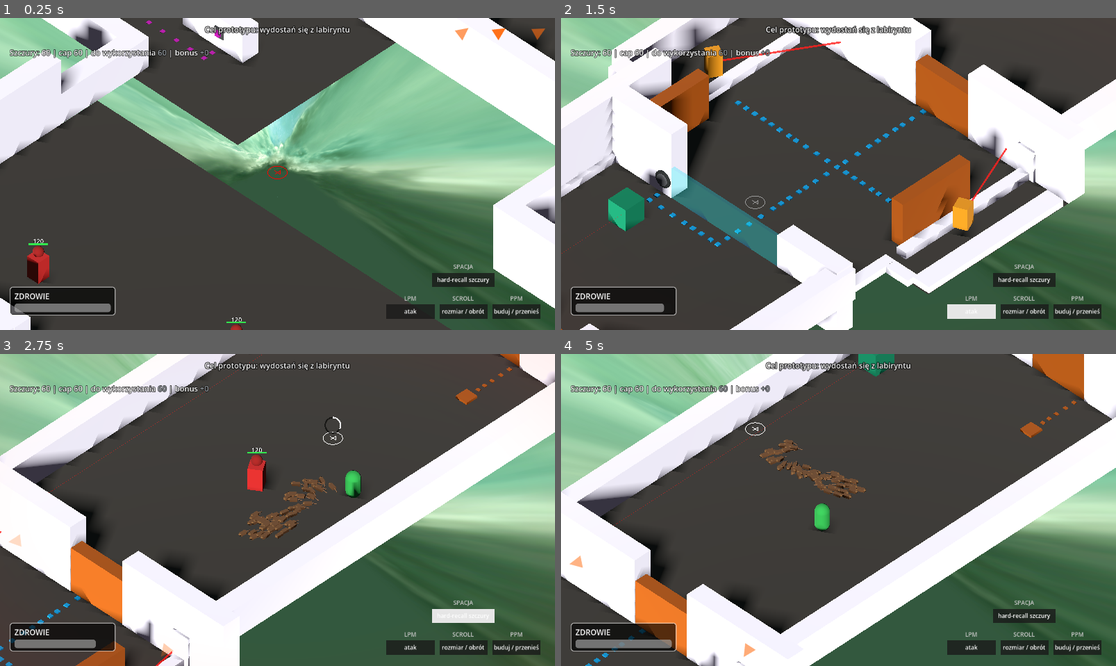
Above: before the commit, frames 1-4 (two rows, left to right).
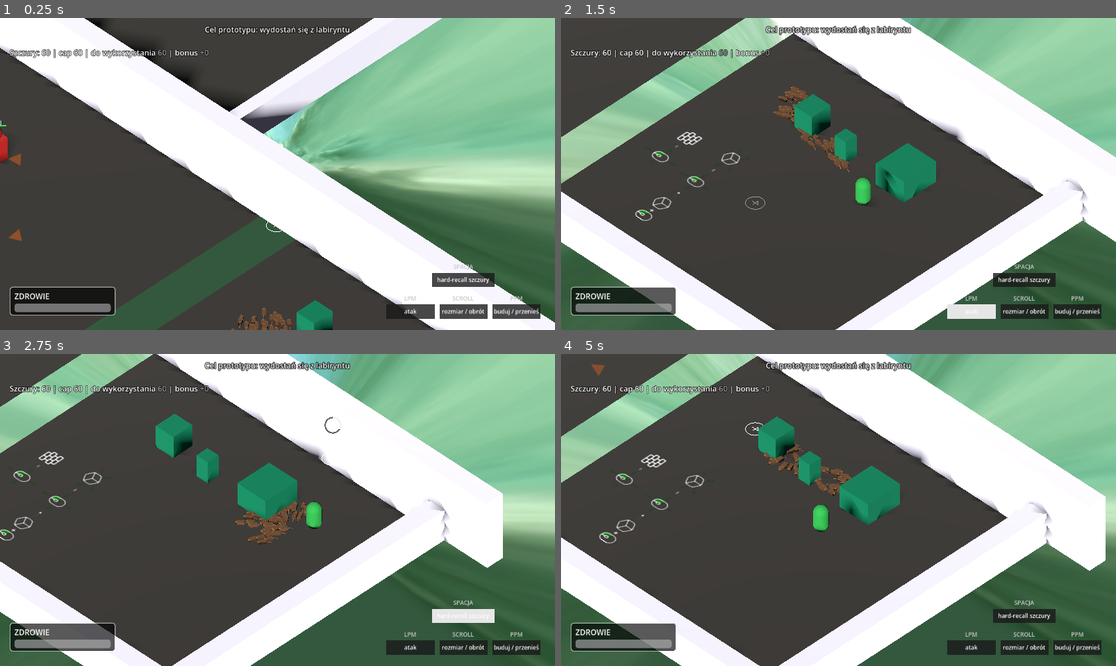
Above: after the commit, the same moments.

Repository: VirtuaIL/ZTGK-Prototyp
Game: Godot game, scene res://scenes/main.tscn
The game is run twice, just before and just after one commit, with the same random seed, the same clock (stepped at 60 frames per second) and the same inputs.
Inputs (mouse positions are in pixels of both pictures, inside the frame that each line leads up to):
- Up to frame 1 (0.25 s): no input
- Up to frame 2 (1.5 s): tap Enter at 0.5 s; move the mouse to (960, 158) at 0.52 s; hold D (move_right) 0.53-1.25 s; hold Space (recall_rats) 0.53-1.25 s; click (960, 158) at 0.67 s; drag from (727, 189) to (810, 236) at 1.27 s
- Up to frame 3 (2.75 s): move the mouse to (333, 441) at 2.02 s; hold D (move_right) from 2.03 s (still down); hold Space (recall_rats) from 2.03 s (still down)
- Up to frame 4 (5 s): release D (move_right) at 2.75 s; release Space (recall_rats) at 2.75 s; drag from (810, 572) to (672, 463) at 2.77 s; move the mouse to (1005, 556) at 3.52 s; hold A (move_left) 3.53-4.25 s; hold Space (recall_rats) 3.53-4.25 s; drag from (672, 463) to (755, 432) at 4.27 s

The runs differ from the first frame. In frame 1, 45% of the frame differs, in the area x 0-100%, y 0-100%; in frame 2, 56%; in frame 3, 54%; in frame 4, 50%.

Commit message:
Controls explaination

Diff:
--- a/scenes/main.tscn
+++ b/scenes/main.tscn
@@ -29,6 +29,8 @@
 [ext_resource type="PackedScene" uid="uid://xdkpt36dqji0" path="res://scenes/healing_crystal.tscn" id="24_2f3dj"]
 [ext_resource type="PackedScene" uid="uid://csp7jwbmufl4w" path="res://scenes/boss_turret.tscn" id="25_yq6so"]
 [ext_resource type="PackedScene" uid="uid://b23uv66hbun6u" path="res://scenes/floor_tile_noCollision.tscn" id="26_2wyq8"]
+[ext_resource type="Texture2D" uid="uid://ckvnirljtaeht" path="res://resources/controls_scroll_white.png" id="30_fv21b"]
+[ext_resource type="Texture2D" uid="uid://b7funigwvq1o8" path="res://resources/controls_drag_white.png" id="31_tel4y"]
 
 [sub_resource type="PanoramaSkyMaterial" id="PanoramaSkyMaterial_dp3eg"]
 panorama = ExtResource("2_0ld40")
@@ -110,7 +112,7 @@
 size = 16.0
 
 [node name="Player" parent="." unique_id=1407634471 instance=ExtResource("2_player")]
-transform = Transform3D(1, 0, 0, 0, 1, 0, 0, 0, 1, -34.22881, -1.1444092e-05, -202.1602)
+transform = Transform3D(1, 0, 0, 0, 1, 0, 0, 0, 1, -13.212197, -1.1444092e-05, -11.219219)
 
 [node name="RatManager" type="Node3D" parent="." unique_id=169060230]
 script = ExtResource("4_rat_man")
@@ -191,7 +193,7 @@
 transform = Transform3D(-4.619189e-09, 0, 0.10567476, 0, 1.4285715, 0, -0.6882313, 0, -3.008354e-08, 15.084304, -0.024049282, 9.13863)
 
 [node name="Enemy7" parent="enemies" unique_id=1201368780 instance=ExtResource("3_enemy")]
-transform = Transform3D(-4.619189e-09, 0, 0.10567476, 0, 1.4285715, 0, -0.6882313, 0, -3.008354e-08, 16.54462, -0.024049282, 24.282845)
+transform = Transform3D(-4.619189e-09, 0, 0.10567476, 0, 1.4285715, 0, -0.6882313, 0, -3.008354e-08, 16.544622, -0.024049282, 22.22298)
 
 [node name="RatSpawns" type="Node3D" parent="." unique_id=1251990227]
 
@@ -512,6 +514,12 @@
 
 [node name="door66" parent="walls" unique_id=1261795909 instance=ExtResource("11_ya4ey")]
 transform = Transform3D(0.14032695, 0, 0, 0, 0.14941555, 0, 0, 0, 15.3881235, -20.911358, 0, -76.84099)
+
+[node name="door76" parent="walls" unique_id=1588235640 instance=ExtResource("11_ya4ey")]
+transform = Transform3D(0.14032695, 0, 0, 0, 0.14941555, 0, 0, 0, 15.3881235, -28.579334, 0, 43.283474)
+
+[node name="door78" parent="walls" unique_id=1172460633 instance=ExtResource("11_ya4ey")]
+transform = Transform3D(0.14032695, 0, 0, 0, 0.14941555, 0, 0, 0, 15.3881235, -28.579334, 0, 56.283474)
 
 [node name="door27" parent="walls" unique_id=467581967 instance=ExtResource("11_ya4ey")]
 transform = Transform3D(3, 0, 0, 0, 1.494, 0, 0, 0, 1.453, -10.745499, 0, -134.76125)
@@ -647,35 +655,20 @@
 [node name="floor_tile60" parent="floor_tiles" unique_id=504704721 instance=ExtResource("26_2wyq8")]
 transform = Transform3D(0.9999999, 0, 4.2632564e-14, 0, 1, 0, -4.973799e-13, 0, 1, 119.23654, 0.92843294, -1046.3748)
 
-[node name="floor_tile61" parent="floor_tiles" unique_id=1373773458 instance=ExtResource("26_2wyq8")]
-transform = Transform3D(0.9999999, 0, 4.2632564e-14, 0, 1, 0, -5.8264504e-13, 0, 1, 119.23654, 0.92843294, -1049.6766)
-
-[node name="floor_tile62" parent="floor_tiles" unique_id=1143192861 instance=ExtResource("26_2wyq8")]
-transform = Transform3D(0.9999999, 0, 4.2632564e-14, 0, 1, 0, -4.689582e-13, 0, 1, 119.23654, 0.92880887, -1053.6576)
-
-[node name="floor_tile63" parent="floor_tiles" unique_id=539539373 instance=ExtResource("26_2wyq8")]
-transform = Transform3D(0.9999999, 0, 4.2632564e-14, 0, 1, 0, -5.258016e-13, 0, 1, 119.23656, 0.92843294, -1057.3047)
-
-[node name="floor_tile64" parent="floor_tiles" unique_id=1922936847 instance=ExtResource("26_2wyq8")]
-transform = Transform3D(0.9999999, 0, 4.2632564e-14, 0, 1, 0, -6.1106675e-13, 0, 1, 119.23656, 0.92843294, -1060.6066)
-
-[node name="floor_tile65" parent="floor_tiles" unique_id=576410819 instance=ExtResource("26_2wyq8")]
-transform = Transform3D(0.9999999, 0, 4.2632564e-14, 0, 1, 0, -4.973799e-13, 0, 1, 119.23656, 0.92880887, -1063.5076)
-
-[node name="floor_tile66" parent="floor_tiles" unique_id=1915655320 instance=ExtResource("26_2wyq8")]
-transform = Transform3D(0.9999999, 0, 4.2632564e-14, 0, 1, 0, -5.5422333e-13, 0, 1, 119.23656, 0.92843294, -1067.1547)
-
-[node name="floor_tile67" parent="floor_tiles" unique_id=1555675778 instance=ExtResource("26_2wyq8")]
-transform = Transform3D(0.9999999, 0, 4.2632564e-14, 0, 1, 0, -6.3948846e-13, 0, 1, 119.23656, 0.92843294, -1070.4565)
-
-[node name="floor_tile68" parent="floor_tiles" unique_id=1629542335 instance=ExtResource("26_2wyq8")]
-transform = Transform3D(0.9999999, 0, 4.2632564e-14, 0, 1, 0, -5.258016e-13, 0, 1, 119.23656, 0.92880887, -1073.1483)
-
-[node name="floor_tile69" parent="floor_tiles" unique_id=468508874 instance=ExtResource("26_2wyq8")]
-transform = Transform3D(0.9999999, 0, 4.2632564e-14, 0, 1, 0, -5.8264504e-13, 0, 1, 119.23656, 0.92843294, -1076.7954)
-
-[node name="floor_tile70" parent="floor_tiles" unique_id=1695986785 instance=ExtResource("26_2wyq8")]
-transform = Transform3D(0.9999999, 0, 4.2632564e-14, 0, 1, 0, -6.6791017e-13, 0, 1, 119.23656, 0.92843294, -1080.0973)
+[node name="floor_tile94" parent="floor_tiles" unique_id=816686141 instance=ExtResource("26_2wyq8")]
+transform = Transform3D(-4.3710777e-08, 0, -0.9999999, 0, 1, 0, 0.9999999, 0, -4.371131e-08, 122.39908, 0.92843294, -1046.4546)
+
+[node name="floor_tile95" parent="floor_tiles" unique_id=661744780 instance=ExtResource("26_2wyq8")]
+transform = Transform3D(-4.371089e-08, 0, -0.9999999, 0, 1, 0, 0.9999999, 0, -4.371131e-08, 125.523575, 0.92880887, -1046.4546)
+
+[node name="floor_tile96" parent="floor_tiles" unique_id=440584082 instance=ExtResource("26_2wyq8")]
+transform = Transform3D(-4.3710827e-08, 0, -0.9999999, 0, 1, 0, 0.9999999, 0, -4.371131e-08, 128.38599, 0.92843294, -1046.4546)
+
+[node name="floor_tile97" parent="floor_tiles" unique_id=327807614 instance=ExtResource("26_2wyq8")]
+transform = Transform3D(-4.371074e-08, 0, -0.9999999, 0, 1, 0, 0.9999999, 0, -4.371131e-08, 130.97748, 0.92843294, -1046.4546)
+
+[node name="floor_tile98" parent="floor_tiles" unique_id=2005877610 instance=ExtResource("26_2wyq8")]
+transform = Transform3D(-4.3710862e-08, 0, -0.9999999, 0, 1, 0, 0.9999999, 0, -4.371131e-08, 133.25436, 0.92880887, -1046.4546)
 
 [node name="floor_tile71" parent="floor_tiles" unique_id=359243770 instance=ExtResource("26_2wyq8")]
 transform = Transform3D(0.9999999, 0, 4.2632564e-14, 0, 1, 0, -5.258016e-13, 0, 1, 43.958122, 0.92880887, -897.7669)
@@ -750,7 +743,7 @@
 transform = Transform3D(1, 0, 0, 0, 1, 0, 0, 0, 1, -27.385296, 0.02200041, -16.349964)
 
 [node name="button" parent="buttons" unique_id=435181818 instance=ExtResource("10_choun")]
-transform = Transform3D(1, 0, 0, 0, 1, 0, 0, 0, 1, -27.85004, 0, 8.384188)
+transform = Transform3D(1, 0, 0, 0, 1, 0, 0, 0, 1, -33.03192, 0, 0.01585579)
 
 [node name="button3" parent="buttons" unique_id=385665962 instance=ExtResource("10_choun")]
 transform = Transform3D(1, 0, 0, 0, 1, 0, 0, 0, 1, -0.9110241, 0, -202.73875)
@@ -1737,3 +1730,15 @@
 
 [node name="floor_tile52" parent="boss_arena" unique_id=7743992 instance=ExtResource("26_2wyq8")]
 transform = Transform3D(-0.28705433, 0, -3.4018658e-08, 0, 0.09931266, 0, 4.3344e-08, 0, -0.2252954, -18.96944, -0.1877085, -268.87836)
+
+[node name="Node" type="Node" parent="." unique_id=1288186831]
+
+[node name="Sprite3D" type="Sprite3D" parent="Node" unique_id=1446572487]
+transform = Transform3D(-4.371139e-08, -1, 4.371139e-08, -8.742278e-08, 4.3711392e-08, 1, -1, 4.3711385e-08, -8.742278e-08, -50.745052, 0.037058353, -4.986621)
+pixel_size = 0.005
+texture = ExtResource("30_fv21b")
+
+[node name="Sprite3D2" type="Sprite3D" parent="Node" unique_id=1664103234]
+transform = Transform3D(-4.371139e-08, -1, 4.371139e-08, -8.742278e-08, 4.3711392e-08, 1, -1, 4.3711385e-08, -8.742278e-08, -17.98597, 0.037058353, -9.852508)
+pixel_size = 0.002
+texture = ExtResource("31_tel4y")
Binary file added: resources/controls_drag_white.png
Not shown, added: resources/controls_drag_white.png.import
Binary file added: resources/controls_scroll_white.png
Not shown, added: resources/controls_scroll_white.png.import
